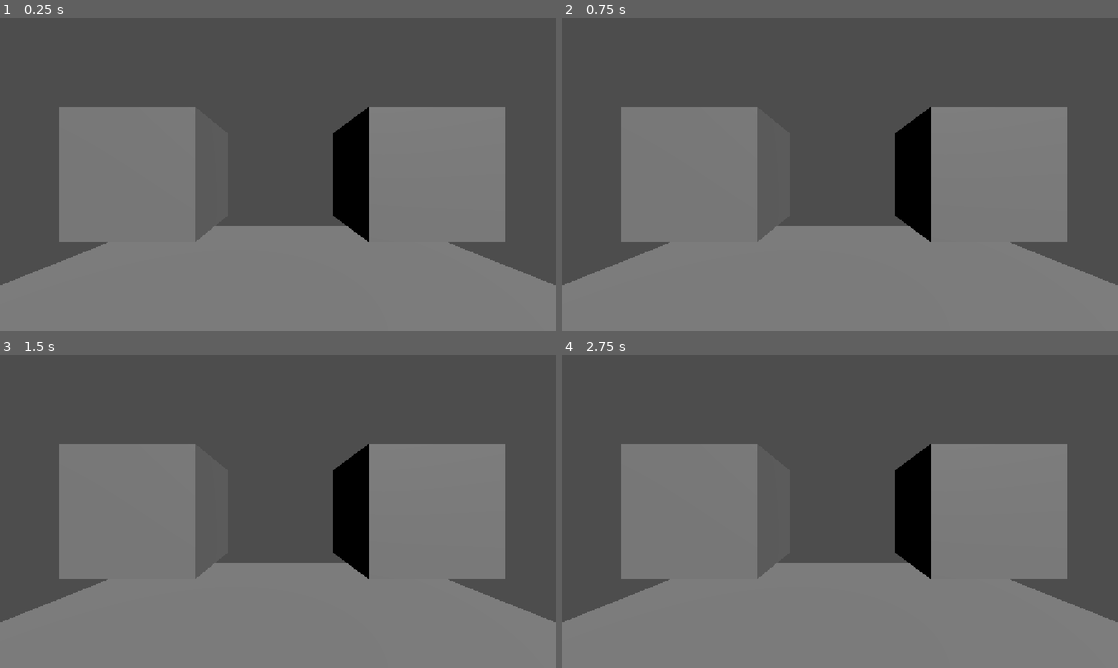
Above: before the commit, frames 1-4 (two rows, left to right).
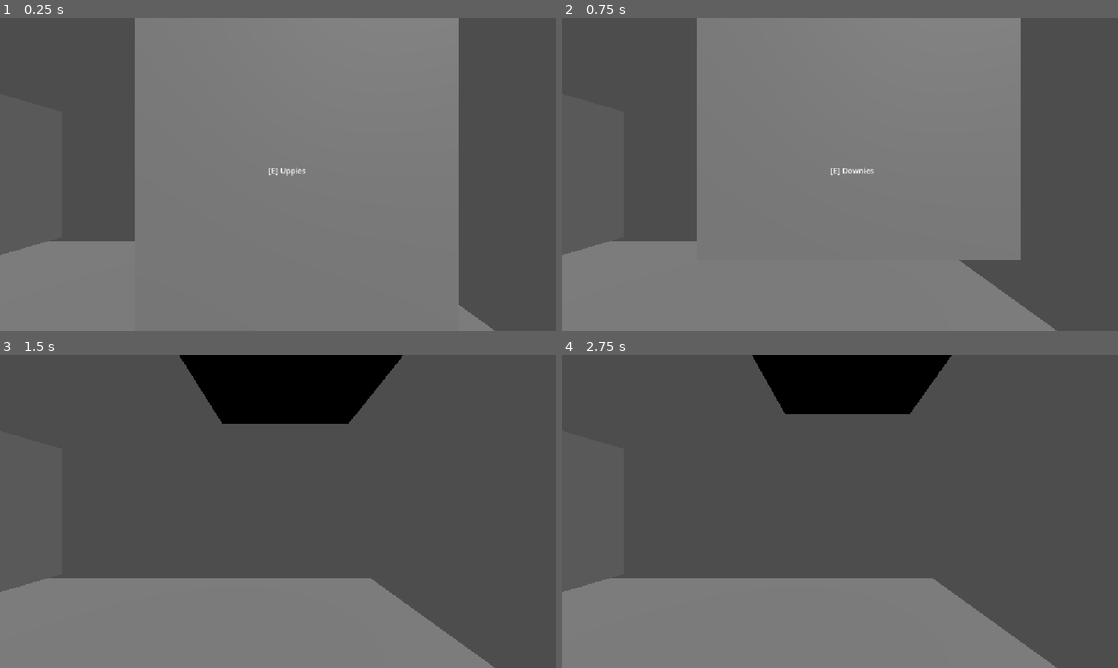
Above: after the commit, the same moments.

Repository: GabrielCirciu/TheLab
Game: Godot game, scene res://Scenes/Interactable_Test.tscn
The game is run twice, just before and just after one commit, with the same random seed, the same clock (stepped at 60 frames per second) and the same inputs. This scene is started directly instead of the project's main scene.
Inputs (mouse positions are in pixels of both pictures, inside the frame that each line leads up to):
- Up to frame 1 (0.25 s): no input
- Up to frame 2 (0.75 s): tap Enter at 0.5 s; move the mouse to (867, 174) at 0.52 s; hold W (move_forward) from 0.53 s (still down); hold E (interact) from 0.53 s (still down)
- Up to frame 3 (1.5 s): keep holding W (move_forward); move the mouse to (250, 511) at 1.27 s; release E (interact) at 1.28 s; tap E (interact) at 1.35 s
- Up to frame 4 (2.75 s): keep holding W (move_forward); tap Space at 2 s; move the mouse to (851, 505) at 2.02 s; hold E (interact) from 2.03 s (still down)

The runs differ from the first frame. In frame 1, 43% of the frame differs, in the area x 0-100%, y 0-100%; in frame 2, 43%; in frame 3, 38%; in frame 4, 36%.
Error before the commit: Cannot call method 'add_exception' on a null value. (res://Entities/Player/Player_Controller.gd:38)

Commit message:
separate interaction script and movement for testing

Diff:
--- /dev/null
+++ b/Entities/Player/Player_Interaction.gd
@@ -0,0 +1,36 @@
+extends CharacterBody3D
+
+signal prompt_changed(prompt: String)
+
+@onready var ray: RayCast3D = $Camera3D/RayCast3D
+var current_interactable: Interactable
+var last_prompt := ""
+
+func _check_for_interactable() -> void:
+	# Shoots a raycast, expected at every physics step, checking for collision
+	# On collision, if it hits a valid Interactable object, it fires a prompt change signal
+	var target_of_raycast: Interactable = null
+	if ray.is_colliding():
+		target_of_raycast = ray.get_collider() as Interactable
+
+	if target_of_raycast != current_interactable:
+		if is_instance_valid(current_interactable):
+			current_interactable.unfocus()
+		current_interactable = target_of_raycast
+		if current_interactable:
+			current_interactable.focus()
+
+	var prompt := current_interactable.prompt_text if is_instance_valid(current_interactable) else ""
+	if prompt != last_prompt:
+		last_prompt = prompt
+		prompt_changed.emit(prompt)
+
+func _ready() -> void:
+	ray.add_exception(self)
+
+func _physics_process(_delta: float) -> void:
+	_check_for_interactable()
+
+func _unhandled_input(event: InputEvent) -> void:
+	if event.is_action_pressed("interact") and is_instance_valid(current_interactable):
+		current_interactable.interact(self)
--- a/Scenes/Interactable_Test.tscn
+++ b/Scenes/Interactable_Test.tscn
@@ -1,7 +1,7 @@
 [gd_scene format=3 uid="uid://qw5n3tjrb6y3"]
 
 [ext_resource type="Script" uid="uid://b6y5rgjk5ts8k" path="res://UI/Interaction_Prompt.gd" id="1_fuboe"]
-[ext_resource type="Script" uid="uid://cue05ltltu7v3" path="res://Entities/Player/Player_Controller.gd" id="2_k3iav"]
+[ext_resource type="Script" uid="uid://duritm3poawhi" path="res://Entities/Player/Player_Interaction.gd" id="2_fuboe"]
 [ext_resource type="Script" uid="uid://lvgbwtbmp326" path="res://Triggers/Interactable.gd" id="3_bhlco"]
 [ext_resource type="Script" uid="uid://bajfrpnwc47ss" path="res://Triggers/Trigger_AnimatedCube.gd" id="4_r0jl7"]
 
@@ -69,8 +69,8 @@
 script = ExtResource("1_fuboe")
 
 [node name="Player" type="CharacterBody3D" parent="." unique_id=1887854673]
-transform = Transform3D(1, 0, 0, 0, 1, 0, 0, 0, 1, 0, 1, 1)
-script = ExtResource("2_k3iav")
+transform = Transform3D(1, 0, 0, 0, 1, 0, 0, 0, 1, 1.1115751, 1, 0.12873018)
+script = ExtResource("2_fuboe")
 
 [node name="CollisionShape3D" type="CollisionShape3D" parent="Player" unique_id=800639631]
 shape = SubResource("CylinderShape3D_6i7a3")
Not shown, added: Entities/Player/Player_Interaction.gd.uid
